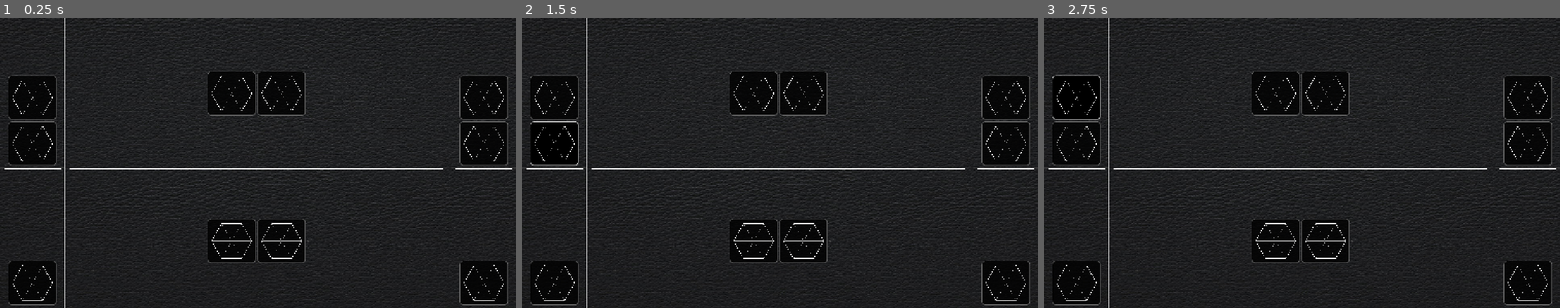
Above: before the commit, frames 1-3 (left to right).
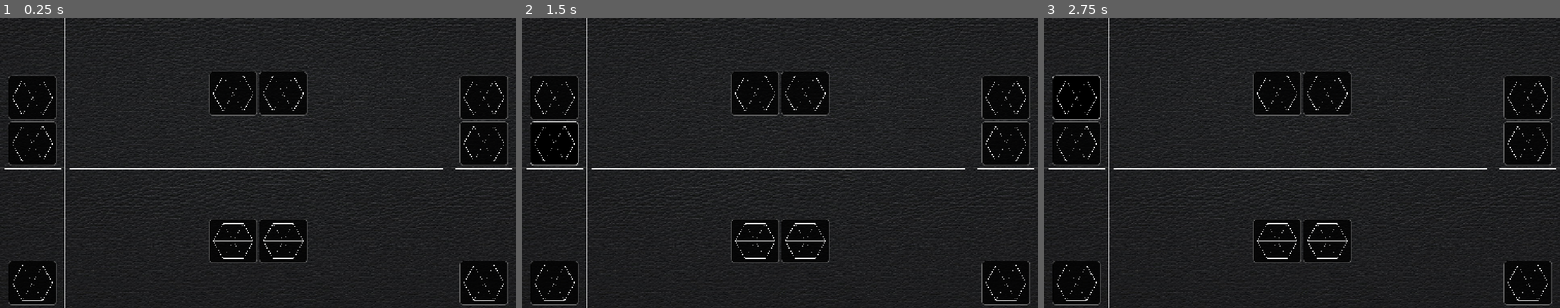
Above: after the commit, the same moments.

Repository: deecovan/hexes
Game: Godot game, scene res://Scenes/Main.tscn
The game is run twice, just before and just after one commit, with the same random seed, the same clock (stepped at 60 frames per second) and the same inputs.
Inputs (mouse positions are in pixels of both pictures, inside the frame that each line leads up to):
- Up to frame 1 (0.25 s): no input
- Up to frame 2 (1.5 s): click (552, 96) at 0.52 s; click (552, 142) at 1.27 s
- Up to frame 3 (2.75 s): click (1074, 96) at 2.02 s

The runs differ from the first frame. In frame 1, 0.7% of the frame differs, in the area x 40-60%, y 18-85%; in frame 2, 0.7%; in frame 3, 0.7%.

Commit message:
Update Table parts

Diff:
--- a/Godot_v4.4.1_project/Scenes/Main.tscn
+++ b/Godot_v4.4.1_project/Scenes/Main.tscn
@@ -21,7 +21,7 @@
 
 [node name="Table" type="Node2D" parent="."]
 
-[node name="TextureRect" type="TextureRect" parent="Table"]
+[node name="BG" type="TextureRect" parent="Table"]
 offset_left = -320.0
 offset_top = -160.0
 offset_right = 1600.0
@@ -73,7 +73,7 @@
 [node name="Hex" parent="Table/HSplitContainerL/VSplitContainerL/TablePart1/Card2" instance=ExtResource("4_rgh2o")]
 position = Vector2(60, 55)
 
-[node name="HSeparator" type="HSeparator" parent="Table/HSplitContainerL/VSplitContainerL/TablePart1"]
+[node name="HS" type="HSeparator" parent="Table/HSplitContainerL/VSplitContainerL/TablePart1"]
 layout_mode = 2
 
 [node name="TablePart2" type="VBoxContainer" parent="Table/HSplitContainerL/VSplitContainerL"]
@@ -110,63 +110,57 @@
 drag_area_margin_end = 10
 drag_area_highlight_in_editor = true
 
-[node name="TablePart1" type="HBoxContainer" parent="Table/HSplitContainerL/HSplitContainerR/VSplitContainerC"]
+[node name="TablePart3" type="HBoxContainer" parent="Table/HSplitContainerL/HSplitContainerR/VSplitContainerC"]
 custom_minimum_size = Vector2(160, 0)
 layout_mode = 2
 size_flags_vertical = 3
 alignment = 1
 
-[node name="Card" type="Button" parent="Table/HSplitContainerL/HSplitContainerR/VSplitContainerC/TablePart1"]
-custom_minimum_size = Vector2(120, 110)
-layout_mode = 2
-size_flags_horizontal = 4
-size_flags_vertical = 4
-theme = ExtResource("2_idj7w")
-
-[node name="Hex" parent="Table/HSplitContainerL/HSplitContainerR/VSplitContainerC/TablePart1/Card" instance=ExtResource("4_rgh2o")]
-position = Vector2(60, 55)
-
-[node name="Card2" type="Button" parent="Table/HSplitContainerL/HSplitContainerR/VSplitContainerC/TablePart1"]
-custom_minimum_size = Vector2(120, 110)
-layout_mode = 2
-size_flags_horizontal = 4
-size_flags_vertical = 4
-theme = ExtResource("2_idj7w")
-
-[node name="Hex" parent="Table/HSplitContainerL/HSplitContainerR/VSplitContainerC/TablePart1/Card2" instance=ExtResource("4_rgh2o")]
-position = Vector2(60, 55)
-
-[node name="HSeparator" type="HSeparator" parent="Table/HSplitContainerL/HSplitContainerR/VSplitContainerC/TablePart1"]
-layout_mode = 2
-
-[node name="TablePart2" type="HBoxContainer" parent="Table/HSplitContainerL/HSplitContainerR/VSplitContainerC"]
+[node name="Card" type="Button" parent="Table/HSplitContainerL/HSplitContainerR/VSplitContainerC/TablePart3"]
+custom_minimum_size = Vector2(120, 110)
+layout_mode = 2
+size_flags_horizontal = 4
+size_flags_vertical = 4
+theme = ExtResource("2_idj7w")
+
+[node name="Hex" parent="Table/HSplitContainerL/HSplitContainerR/VSplitContainerC/TablePart3/Card" instance=ExtResource("4_rgh2o")]
+position = Vector2(60, 55)
+
+[node name="Card2" type="Button" parent="Table/HSplitContainerL/HSplitContainerR/VSplitContainerC/TablePart3"]
+custom_minimum_size = Vector2(120, 110)
+layout_mode = 2
+size_flags_horizontal = 4
+size_flags_vertical = 4
+theme = ExtResource("2_idj7w")
+
+[node name="Hex" parent="Table/HSplitContainerL/HSplitContainerR/VSplitContainerC/TablePart3/Card2" instance=ExtResource("4_rgh2o")]
+position = Vector2(60, 55)
+
+[node name="TablePart4" type="HBoxContainer" parent="Table/HSplitContainerL/HSplitContainerR/VSplitContainerC"]
 custom_minimum_size = Vector2(160, 0)
 layout_mode = 2
 size_flags_vertical = 3
 alignment = 1
 
-[node name="Card" type="Button" parent="Table/HSplitContainerL/HSplitContainerR/VSplitContainerC/TablePart2"]
-custom_minimum_size = Vector2(120, 110)
-layout_mode = 2
-size_flags_horizontal = 4
-size_flags_vertical = 4
-theme = ExtResource("2_idj7w")
-
-[node name="Hex" parent="Table/HSplitContainerL/HSplitContainerR/VSplitContainerC/TablePart2/Card" instance=ExtResource("4_rgh2o")]
-position = Vector2(60, 55)
-
-[node name="Card2" type="Button" parent="Table/HSplitContainerL/HSplitContainerR/VSplitContainerC/TablePart2"]
-custom_minimum_size = Vector2(120, 110)
-layout_mode = 2
-size_flags_horizontal = 4
-size_flags_vertical = 4
-theme = ExtResource("2_idj7w")
-
-[node name="Hex" parent="Table/HSplitContainerL/HSplitContainerR/VSplitContainerC/TablePart2/Card2" instance=ExtResource("4_rgh2o")]
-position = Vector2(60, 55)
-
-[node name="HSeparator" type="HSeparator" parent="Table/HSplitContainerL/HSplitContainerR/VSplitContainerC/TablePart2"]
-layout_mode = 2
+[node name="Card" type="Button" parent="Table/HSplitContainerL/HSplitContainerR/VSplitContainerC/TablePart4"]
+custom_minimum_size = Vector2(120, 110)
+layout_mode = 2
+size_flags_horizontal = 4
+size_flags_vertical = 4
+theme = ExtResource("2_idj7w")
+
+[node name="Hex" parent="Table/HSplitContainerL/HSplitContainerR/VSplitContainerC/TablePart4/Card" instance=ExtResource("4_rgh2o")]
+position = Vector2(60, 55)
+
+[node name="Card2" type="Button" parent="Table/HSplitContainerL/HSplitContainerR/VSplitContainerC/TablePart4"]
+custom_minimum_size = Vector2(120, 110)
+layout_mode = 2
+size_flags_horizontal = 4
+size_flags_vertical = 4
+theme = ExtResource("2_idj7w")
+
+[node name="Hex" parent="Table/HSplitContainerL/HSplitContainerR/VSplitContainerC/TablePart4/Card2" instance=ExtResource("4_rgh2o")]
+position = Vector2(60, 55)
 
 [node name="VSplitContainerR" type="VSplitContainer" parent="Table/HSplitContainerL/HSplitContainerR"]
 layout_mode = 2
@@ -177,52 +171,52 @@
 drag_area_margin_end = 10
 drag_area_highlight_in_editor = true
 
-[node name="TablePart1" type="VBoxContainer" parent="Table/HSplitContainerL/HSplitContainerR/VSplitContainerR"]
-custom_minimum_size = Vector2(160, 0)
-layout_mode = 2
-size_flags_horizontal = 4
-size_flags_vertical = 3
-alignment = 2
-
-[node name="Card" type="Button" parent="Table/HSplitContainerL/HSplitContainerR/VSplitContainerR/TablePart1"]
-custom_minimum_size = Vector2(120, 110)
-layout_mode = 2
-size_flags_horizontal = 4
-size_flags_vertical = 4
-theme = ExtResource("2_idj7w")
-
-[node name="Hex" parent="Table/HSplitContainerL/HSplitContainerR/VSplitContainerR/TablePart1/Card" instance=ExtResource("4_rgh2o")]
-position = Vector2(60, 55)
-
-[node name="Card2" type="Button" parent="Table/HSplitContainerL/HSplitContainerR/VSplitContainerR/TablePart1"]
-custom_minimum_size = Vector2(120, 110)
-layout_mode = 2
-size_flags_horizontal = 4
-size_flags_vertical = 4
-theme = ExtResource("2_idj7w")
-
-[node name="Hex" parent="Table/HSplitContainerL/HSplitContainerR/VSplitContainerR/TablePart1/Card2" instance=ExtResource("4_rgh2o")]
-position = Vector2(60, 55)
-
-[node name="HSeparator" type="HSeparator" parent="Table/HSplitContainerL/HSplitContainerR/VSplitContainerR/TablePart1"]
-layout_mode = 2
-
-[node name="TablePart2" type="VBoxContainer" parent="Table/HSplitContainerL/HSplitContainerR/VSplitContainerR"]
-custom_minimum_size = Vector2(160, 0)
-layout_mode = 2
-size_flags_horizontal = 4
-size_flags_vertical = 3
-alignment = 2
-
-[node name="Card" type="Button" parent="Table/HSplitContainerL/HSplitContainerR/VSplitContainerR/TablePart2"]
-custom_minimum_size = Vector2(120, 110)
-layout_mode = 2
-size_flags_horizontal = 4
-size_flags_vertical = 4
-theme = ExtResource("2_idj7w")
-
-[node name="Hex" parent="Table/HSplitContainerL/HSplitContainerR/VSplitContainerR/TablePart2/Card" instance=ExtResource("4_rgh2o")]
-position = Vector2(60, 55)
-
-[node name="HSeparator" type="HSeparator" parent="Table/HSplitContainerL/HSplitContainerR/VSplitContainerR/TablePart2"]
-layout_mode = 2
+[node name="TablePart5" type="VBoxContainer" parent="Table/HSplitContainerL/HSplitContainerR/VSplitContainerR"]
+custom_minimum_size = Vector2(160, 0)
+layout_mode = 2
+size_flags_horizontal = 4
+size_flags_vertical = 3
+alignment = 2
+
+[node name="Card" type="Button" parent="Table/HSplitContainerL/HSplitContainerR/VSplitContainerR/TablePart5"]
+custom_minimum_size = Vector2(120, 110)
+layout_mode = 2
+size_flags_horizontal = 4
+size_flags_vertical = 4
+theme = ExtResource("2_idj7w")
+
+[node name="Hex" parent="Table/HSplitContainerL/HSplitContainerR/VSplitContainerR/TablePart5/Card" instance=ExtResource("4_rgh2o")]
+position = Vector2(60, 55)
+
+[node name="Card2" type="Button" parent="Table/HSplitContainerL/HSplitContainerR/VSplitContainerR/TablePart5"]
+custom_minimum_size = Vector2(120, 110)
+layout_mode = 2
+size_flags_horizontal = 4
+size_flags_vertical = 4
+theme = ExtResource("2_idj7w")
+
+[node name="Hex" parent="Table/HSplitContainerL/HSplitContainerR/VSplitContainerR/TablePart5/Card2" instance=ExtResource("4_rgh2o")]
+position = Vector2(60, 55)
+
+[node name="HS" type="HSeparator" parent="Table/HSplitContainerL/HSplitContainerR/VSplitContainerR/TablePart5"]
+layout_mode = 2
+
+[node name="TablePart6" type="VBoxContainer" parent="Table/HSplitContainerL/HSplitContainerR/VSplitContainerR"]
+custom_minimum_size = Vector2(160, 0)
+layout_mode = 2
+size_flags_horizontal = 4
+size_flags_vertical = 3
+alignment = 2
+
+[node name="Card" type="Button" parent="Table/HSplitContainerL/HSplitContainerR/VSplitContainerR/TablePart6"]
+custom_minimum_size = Vector2(120, 110)
+layout_mode = 2
+size_flags_horizontal = 4
+size_flags_vertical = 4
+theme = ExtResource("2_idj7w")
+
+[node name="Hex" parent="Table/HSplitContainerL/HSplitContainerR/VSplitContainerR/TablePart6/Card" instance=ExtResource("4_rgh2o")]
+position = Vector2(60, 55)
+
+[node name="HS" type="HSeparator" parent="Table/HSplitContainerL/HSplitContainerR/VSplitContainerR/TablePart6"]
+layout_mode = 2
